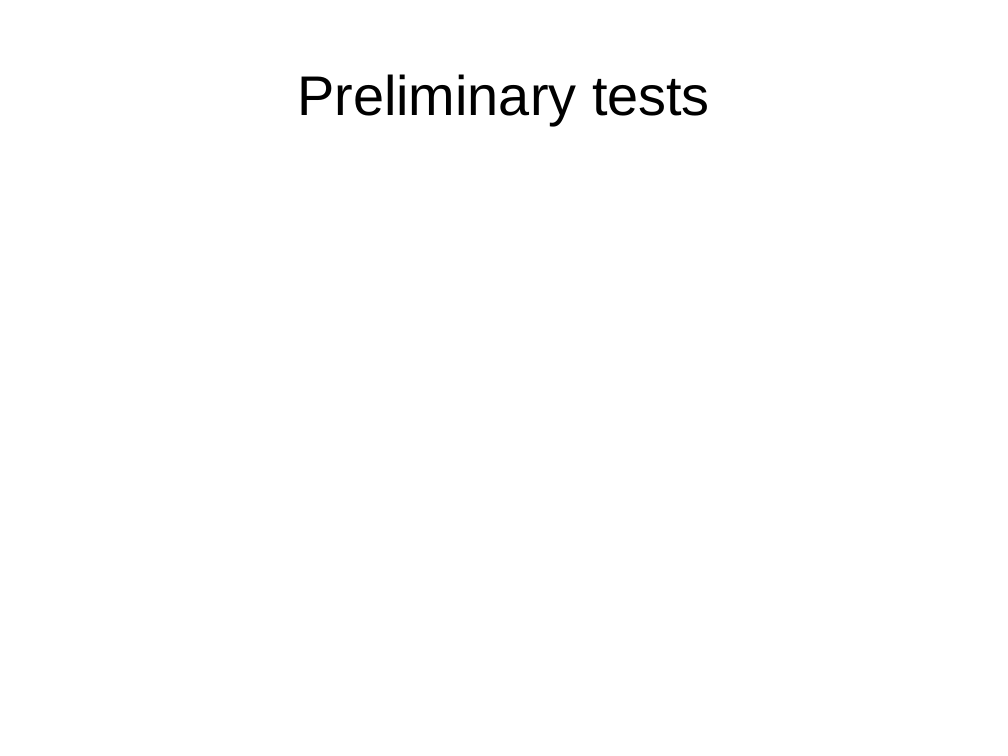
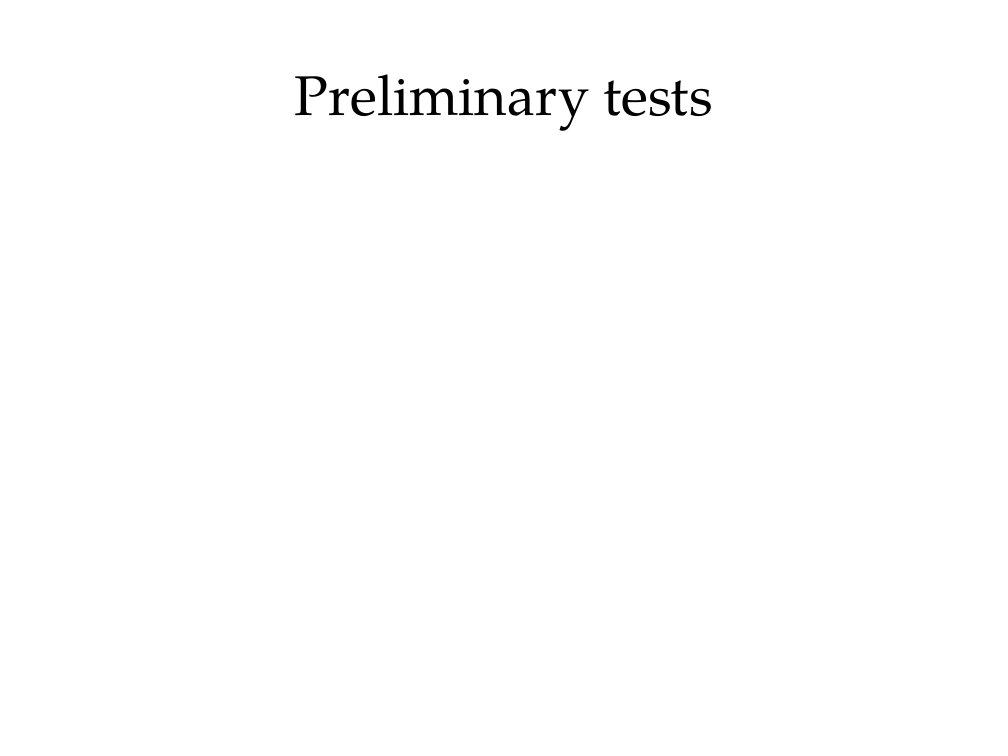
Before and after one commit to ShiZhan/fs-crawler, a slide deck: slide 7 of doc/oam.odp (slide 8 before the commit). Drawn at 1008x756 pixels with LibreOffice and Linux fonts; fonts in the diff are those of the drawing. Boxes give left, top, right and bottom in pixels: in the first picture for what was removed or moved away, otherwise in the second. Text is boxed around its words. In the diff, an @@ line names an element or a change of style, - is before the commit and + after.

```diff
--- a/doc/oam.odp
+++ b/doc/oam.odp
@@ title "Preliminary tests" at [295,74,713,131]: font Arial to TeX Gyre Pagella @@
```
Also in this commit, not shown: 5 other slides changed, 3 slides added, 4 slides removed.
